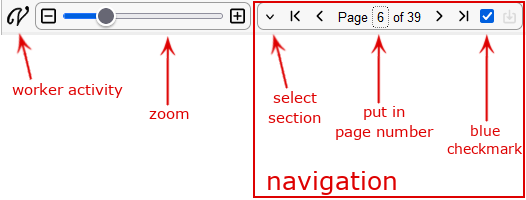
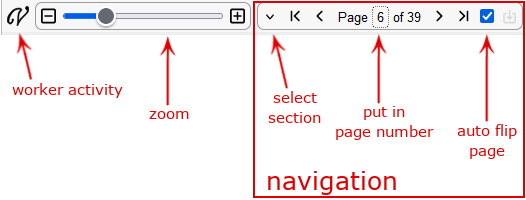
Layer changes from the first 526x200 image to the second:
renamed "blue ..." to "auto flip ...", painted on it over <box>447,124,523,159</box>
